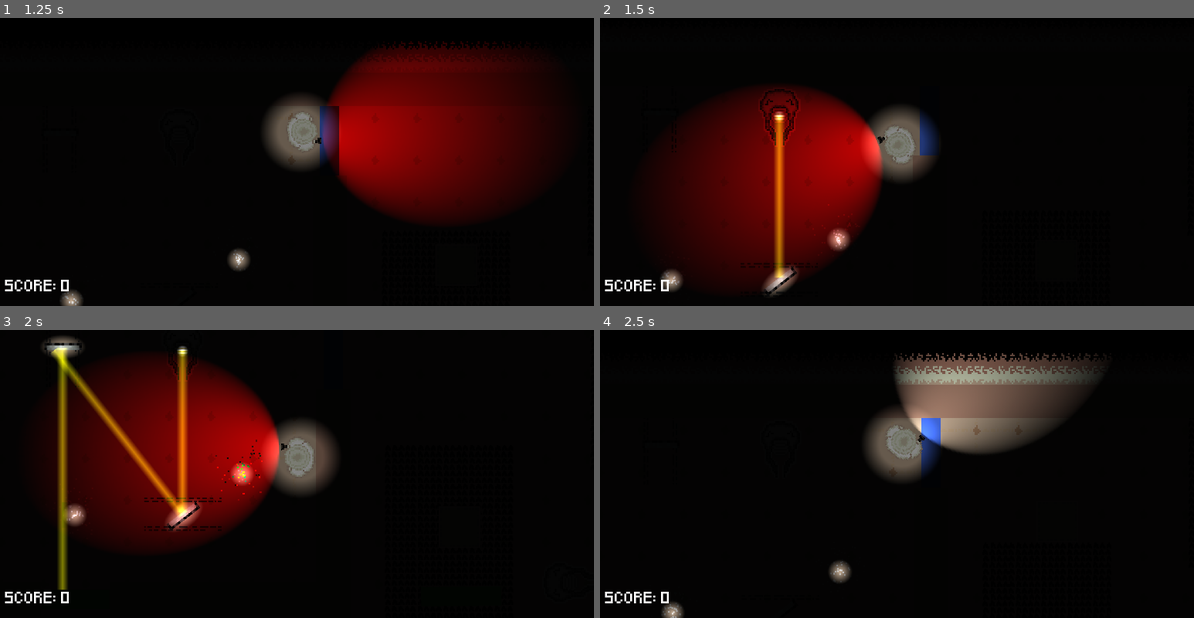
Above: before the commit, frames 1-4 (two rows, left to right).
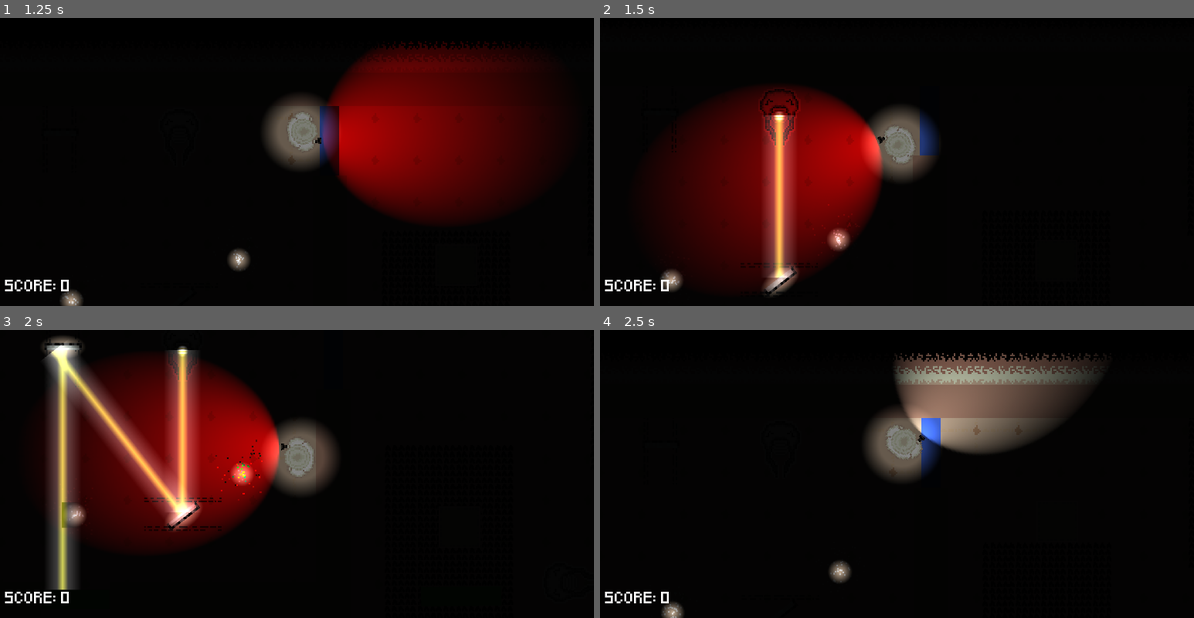
Above: after the commit, the same moments.

Repository: ToumaKamijou/Game-Making-A3
Game: Godot game, scene res://scenes/2D/levels/test_level.tscn
The game is run twice, just before and just after one commit, with the same random seed, the same clock (stepped at 60 frames per second) and the same inputs.
Inputs (mouse positions are in pixels of both pictures, inside the frame that each line leads up to):
- Up to frame 1 (1.25 s): tap Enter at 0.5 s; move the mouse to (439, 115) at 0.52 s; hold D (move_right) from 0.53 s (still down); hold Space (change_flash_color) from 0.53 s (still down)
- Up to frame 2 (1.5 s): move the mouse to (778, 150) at 1.27 s; release D (move_right) at 1.28 s; release Space (change_flash_color) at 1.28 s; hold S (move_down) from 1.28 s (still down); tap F (interact) at 1.35 s
- Up to frame 3 (2 s): keep holding S (move_down)
- Up to frame 4 (2.5 s): move the mouse to (962, 367) at 2.02 s; release S (move_down) at 2.03 s; hold D (move_right) from 2.03 s (still down); tap R at 2.1 s

Frame 1 is identical in both runs. In frame 2, 2.6% of the frame differs, in the area x 27-33%, y 33-91%; in frame 3, 8.8%, in the area x 7-34%, y 4-91%; in frame 4, nothing differs.

Commit message:
Update
* Laser light is now bigger for more visibility

Diff:
--- a/a-3-game/scenes/2D/gameplay/laser.tscn
+++ b/a-3-game/scenes/2D/gameplay/laser.tscn
@@ -39,11 +39,22 @@
 texture = SubResource("GradientTexture2D_wqsnv")
 texture_mode = 2
 
-[node name="LightLine2D" type="Line2D" parent="Line2D"]
+[node name="ColorLine2D" type="Line2D" parent="Line2D"]
 z_index = 10
 material = SubResource("CanvasItemMaterial_wqsnv")
+scale = Vector2(0.93333334, 1)
 points = PackedVector2Array(0, -1, 0, 42)
 width = 15.0
+texture = SubResource("GradientTexture2D_nm8xu")
+texture_mode = 2
+
+[node name="LightLine2D" type="Line2D" parent="Line2D"]
+z_index = 9
+material = SubResource("CanvasItemMaterial_wqsnv")
+scale = Vector2(3.2000003, 1)
+points = PackedVector2Array(0, -1, 0, 42)
+width = 15.0
+default_color = Color(0.7058863, 0.70588684, 0.70588654, 1)
 texture = SubResource("GradientTexture2D_nm8xu")
 texture_mode = 2
 
--- a/a-3-game/scripts/2D/gameplay/laser.gd
+++ b/a-3-game/scripts/2D/gameplay/laser.gd
@@ -5,6 +5,7 @@
 @onready var visual: RayCast2D = $RayCastVisual
 @onready var line: Line2D = $Line2D
 @onready var light_line: Line2D = $Line2D/LightLine2D
+@onready var color_line: Line2D = $Line2D/ColorLine2D
 
 var laser_color_enum: Global.LIGHT_COLOR = Global.LIGHT_COLOR.WHITE
 
@@ -21,7 +22,7 @@
 func set_laser_properties(p_color_enum: Global.LIGHT_COLOR, p_visual_color: Color) -> void:
 	laser_color_enum = p_color_enum
 	line.default_color = p_visual_color
-	light_line.default_color = p_visual_color
+	color_line.default_color = p_visual_color
 
 
 func _physics_process(_delta: float) -> void:
@@ -33,6 +34,7 @@
 		cast_point = visual.target_position
 	line.set_point_position(1, cast_point)
 	light_line.set_point_position(1, cast_point)
+	color_line.set_point_position(1, cast_point)
 
 	# Handle activating other objects
 	var collider: Object = null
